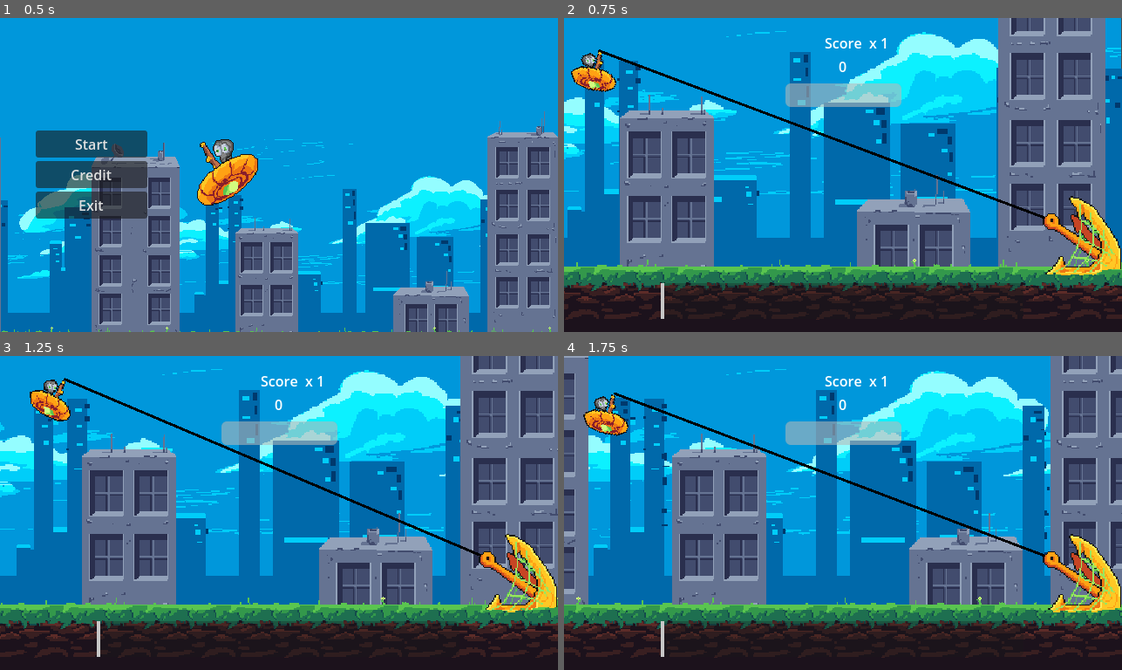
Above: before the commit, frames 1-4 (two rows, left to right).
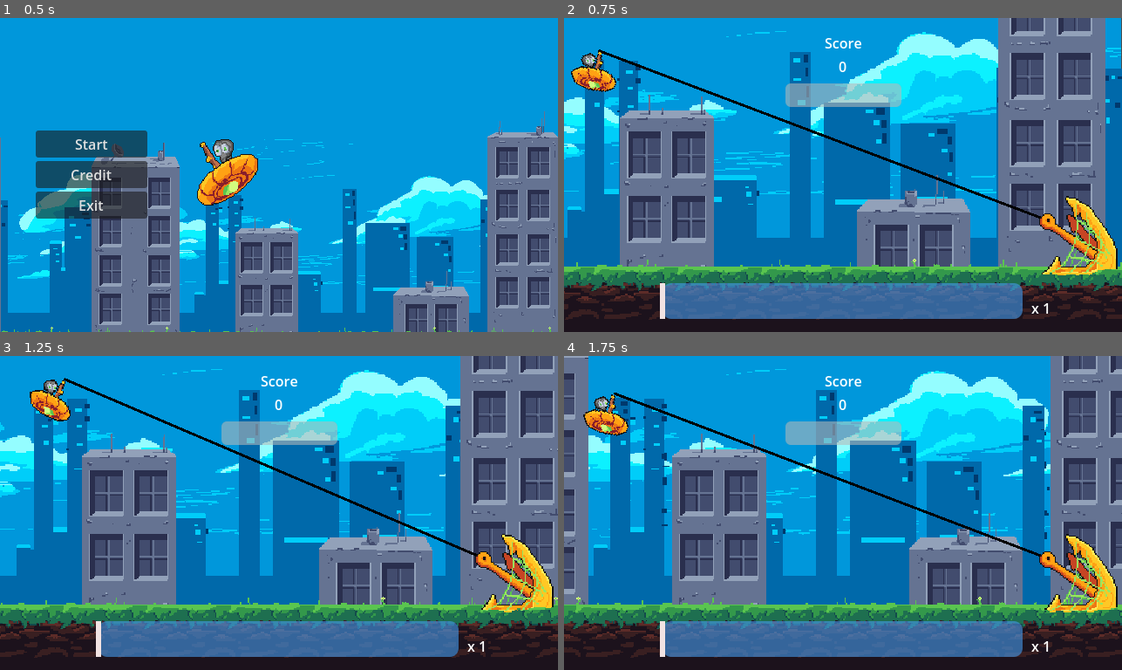
Above: after the commit, the same moments.

Repository: Tenes/mini-jam-153
Game: Godot game, scene res://Scenes/main_menu_scene.tscn
Two runs of this game, one before a commit and one after it. Both use one fixed random seed, a clock stepped at 60 frames per second and the inputs below.
Inputs (mouse positions are in pixels of both pictures, inside the frame that each line leads up to):
- Up to frame 1 (0.5 s): no input
- Up to frame 2 (0.75 s): click "Start" at 0.5 s
- Up to frame 3 (1.25 s): no input
- Up to frame 4 (1.75 s): move the mouse to (965, 497) at 1.27 s; click (965, 497) at 1.35 s

Frame 1 is identical in both runs. In frame 2, 9.5% of the frame differs, in the area x 7-100%, y 6-96%; in frame 3, 9.5%; in frame 4, 9.5%.

Commit message:
Fixes the tween bug, adds an hidden difficulty multiplicator and adds some missing UI

Diff:
--- a/Models/Building/building.tscn
+++ b/Models/Building/building.tscn
@@ -1,19 +1,14 @@
-[gd_scene load_steps=8 format=3 uid="uid://d3y1fcp46ao6c"]
+[gd_scene load_steps=5 format=3 uid="uid://d3y1fcp46ao6c"]
 
 [ext_resource type="Texture2D" uid="uid://cvwjtuuxfejff" path="res://Assets/Building_01.png" id="1_617hb"]
 [ext_resource type="PackedScene" uid="uid://dw75lst4ci8fh" path="res://Models/Interactable/interactable.tscn" id="1_r7swu"]
 [ext_resource type="Script" path="res://Models/Building/building.gd" id="2_sftir"]
-[ext_resource type="PackedScene" uid="uid://bsxu8ugs0g6ob" path="res://Models/Particles/capture_particles.tscn" id="3_avylh"]
-[ext_resource type="PackedScene" uid="uid://bga0jmmjnm1f3" path="res://Models/Particles/capture_particles_explosion01.tscn" id="4_30b0v"]
-[ext_resource type="PackedScene" uid="uid://d334mdfiimijb" path="res://Models/Particles/brutal_particle_2d.tscn" id="5_gynqc"]
 
 [sub_resource type="RectangleShape2D" id="RectangleShape2D_46yyn"]
 size = Vector2(47, 127)
 
 [node name="Interactable" instance=ExtResource("1_r7swu")]
 script = ExtResource("2_sftir")
-capture_particles = Array[PackedScene]([ExtResource("3_avylh"), ExtResource("4_30b0v")])
-destruction_particles = Array[PackedScene]([ExtResource("5_gynqc")])
 
 [node name="Hitbox" parent="." index="0"]
 position = Vector2(0, -64)
--- a/Models/Harpoon/harpoon.gd
+++ b/Models/Harpoon/harpoon.gd
@@ -46,7 +46,7 @@
 	tween.tween_callback(func():sprite_front.speed_scale = 0.5)
 
 func returnToOriginalPosition() -> void:
-	if tween:
+	if tween and tween.is_running():
 		tween.kill();
 	tween = get_tree().create_tween().set_trans(Tween.TRANS_LINEAR);
 	tween.tween_property(self, "global_position", Vector2(originalPosition.x, originalPosition.y), 0.25).from_current();
--- a/Models/Interactable/interactable.gd
+++ b/Models/Interactable/interactable.gd
@@ -16,11 +16,13 @@
 var tween: Tween;
 var scoreValue: int = 0;
 var parent: Node2D;
+var difficultyMultiplier: float = 1.0
 
 func _process(delta: float) -> void:
-	global_position.x += (moovement * delta * 100);
+	global_position.x += (moovement * delta * 100 * difficultyMultiplier);
 
-func spawnFrom(from: Node2D) -> void:
+func spawnFrom(from: Node2D, multiplier: float) -> void:
+	difficultyMultiplier = multiplier;
 	parent = from;
 	parent.add_child(self);
 	global_position = from.global_position
@@ -34,8 +36,8 @@
 	var newPos = Vector2(Global.RNG.randi_range(int(from.global_position.x) - 20, int(from.global_position.x) + 5),\
 						(Global.RNG.randi_range(int(from.global_position.y) - 10, int(from.global_position.y) + 30)));
 	global_position = newPos;
-	tween = get_tree().create_tween().set_trans(Tween.TRANS_LINEAR);
 	if self is Building:
+		tween = get_tree().create_tween().set_trans(Tween.TRANS_LINEAR);
 		tween.tween_property(sprite, "scale", Vector2(0.25, 0.25), 0.25).set_trans(Tween.TRANS_LINEAR).from_current();
 	playCaptSound();
 
@@ -55,7 +57,7 @@
 	tween.parallel().tween_property(sprite, "scale", Vector2(scaleValue, scaleValue), failedDuration).set_trans(Tween.TRANS_LINEAR).from_current();
 	playDeathSound();
 	await get_tree().create_timer(1).timeout;
-	free();
+	queue_free();
 
 func playDeathSound() -> void:
 	if self is Building:
--- a/Models/UI/ActionProgressBar/action_progress_bar.gd
+++ b/Models/UI/ActionProgressBar/action_progress_bar.gd
@@ -1,6 +1,6 @@
 extends ProgressBar
 @export var base_speed = 200.0
-@export var great_success_divider = 7.0
+@export var great_success_divider = 6.0
 var current_speed = 0
 var current_start_pourcentage = -1
 var current_pourcentage = -1
@@ -24,11 +24,13 @@
 	var rec = ColorRect.new()
 	rec.mouse_filter = Control.MOUSE_FILTER_IGNORE;
 	rec.color = Color.FOREST_GREEN
+	rec.color.a8 = 180;
 	rec.size = Vector2(pourcentage/100.0 * size.x,size.y)
 	rec.position = Vector2(start_pourcentage/100.0 * size.x,0)
 	var great_rec = ColorRect.new()
 	great_rec.mouse_filter = Control.MOUSE_FILTER_IGNORE;
 	great_rec.color = Color.GOLD
+	great_rec.color.a8 = 200;
 	var great_rec_size = pourcentage/great_success_divider
 	great_rec.size = Vector2(great_rec_size/100.0 * size.x,size.y)
 	great_rec.position = Vector2(start_pourcentage/100.0 * size.x + (pourcentage/100.0 * size.x/2) - great_rec_size/100.0 * size.x/2 ,0)
--- a/Models/UI/ActionProgressBar/action_progress_bar.tscn
+++ b/Models/UI/ActionProgressBar/action_progress_bar.tscn
@@ -1,27 +1,38 @@
-[gd_scene load_steps=4 format=3 uid="uid://8j55homb7oys"]
+[gd_scene load_steps=5 format=3 uid="uid://8j55homb7oys"]
 
 [ext_resource type="Script" path="res://Models/UI/ActionProgressBar/action_progress_bar.gd" id="1_ku4cg"]
+
+[sub_resource type="StyleBoxFlat" id="StyleBoxFlat_k05wr"]
+bg_color = Color(0.266667, 0.592157, 0.901961, 0.627451)
+corner_radius_top_left = 10
+corner_radius_top_right = 10
+corner_radius_bottom_right = 10
+corner_radius_bottom_left = 10
 
 [sub_resource type="StyleBoxEmpty" id="StyleBoxEmpty_ei8kr"]
 
 [sub_resource type="StyleBoxLine" id="StyleBoxLine_xp6ne"]
-color = Color(0.780392, 0.780392, 0.780392, 1)
-grow_begin = 2.0
-grow_end = 2.0
+color = Color(0.945098, 0.886275, 0.886275, 1)
+grow_begin = 3.0
+grow_end = 3.0
 thickness = 41
 
 [node name="ActionProgressBar" type="ProgressBar"]
-anchors_preset = 14
+anchors_preset = 8
+anchor_left = 0.5
 anchor_top = 0.5
-anchor_right = 1.0
+anchor_right = 0.5
 anchor_bottom = 0.5
-offset_top = -13.5
-offset_bottom = 13.5
+offset_left = -0.5
+offset_top = -20.5
+offset_right = 0.5
+offset_bottom = 20.5
 grow_horizontal = 2
 grow_vertical = 2
 size_flags_horizontal = 3
 size_flags_vertical = 3
 mouse_filter = 2
+theme_override_styles/background = SubResource("StyleBoxFlat_k05wr")
 theme_override_styles/fill = SubResource("StyleBoxEmpty_ei8kr")
 show_percentage = false
 script = ExtResource("1_ku4cg")
@@ -39,7 +50,7 @@
 [node name="VSeparator" type="VSeparator" parent="."]
 unique_name_in_owner = true
 layout_mode = 0
-offset_right = 4.0
+offset_right = 6.0
 offset_bottom = 40.0
 mouse_filter = 2
 theme_override_styles/separator = SubResource("StyleBoxLine_xp6ne")
--- a/Models/UI/ui.gd
+++ b/Models/UI/ui.gd
@@ -3,6 +3,8 @@
 @onready var score_value: Label = $ScoreContainer/ScoreValue
 @onready var score_multiplier: Label = $MultiplerHolder/ScoreMultiplier
 @onready var animation_player: AnimationPlayer = $MultiplerHolder/AnimationPlayer
+@onready var progress_bar_animation_player: AnimationPlayer = $MarginContainer/ProgressBarAnimationPlayer
+@onready var floating_score: Label = $FloatingTextContainer/FloatingScore
 var tween: Tween;
 var score = 0;
 var scoreMultiplier = 1;
@@ -15,16 +17,28 @@
 	Events.update_durability.connect(updateDurability);
 	Events.update_score.connect(updateScore);
 	Events.update_multiplier.connect(updateMultiplier);
+	Events.bar_clicked.connect(shakeProgressBar);
 
 func updateDurability(value: int) -> void:
 	health += value;
 	health_bar.value += value;
 	if health == 0:
+		await get_tree().create_timer(0.25).timeout;
 		Events.player_death.emit(score, bestScoreMultiplier);
 
 func updateScore(value: int) -> void:
 	score += value * scoreMultiplier;
 	score_value.text = str(score);
+	if score != 0:
+		floating_score.text = "+%s"%(value * scoreMultiplier);
+		tween = get_tree().create_tween().set_trans(Tween.TRANS_LINEAR);
+		var textContainer = floating_score.get_parent();
+		var originalScale = textContainer.scale;
+		tween.tween_property(textContainer, "scale", Vector2(2, 2), 0.2).set_ease(Tween.EASE_OUT).from_current();
+		tween.tween_property(textContainer, "scale", originalScale, 0.4).set_ease(Tween.EASE_OUT_IN).from_current();
+		await tween.finished;
+		floating_score.text = "";
+
 
 func updateMultiplier(isSuccess: bool) -> void:
 	if isSuccess:
@@ -35,3 +49,9 @@
 			bestScoreMultiplier = scoreMultiplier;
 		scoreMultiplier = 1;
 	score_multiplier.text = str(scoreMultiplier);
+
+func shakeProgressBar(status) -> void:
+	if status == Global.BarStatus.GREAT_SUCCESS:
+		progress_bar_animation_player.play("shake_great_success");
+	elif status == Global.BarStatus.SUCCESS:
+		progress_bar_animation_player.play("shake_success");
--- a/Models/UI/ui.tscn
+++ b/Models/UI/ui.tscn
@@ -1,7 +1,93 @@
-[gd_scene load_steps=6 format=3 uid="uid://djreke1bdr6mw"]
+[gd_scene load_steps=10 format=3 uid="uid://djreke1bdr6mw"]
 
 [ext_resource type="PackedScene" uid="uid://8j55homb7oys" path="res://Models/UI/ActionProgressBar/action_progress_bar.tscn" id="1_adrj5"]
 [ext_resource type="Script" path="res://Models/UI/ui.gd" id="1_pnhuf"]
+
+[sub_resource type="Animation" id="Animation_uhycu"]
+length = 0.001
+tracks/0/type = "bezier"
+tracks/0/imported = false
+tracks/0/enabled = true
+tracks/0/path = NodePath(".:position:x")
+tracks/0/interp = 1
+tracks/0/loop_wrap = true
+tracks/0/keys = {
+"handle_modes": PackedInt32Array(0),
+"points": PackedFloat32Array(113, -0.25, 0, 0.25, 0),
+"times": PackedFloat32Array(0)
+}
+tracks/1/type = "bezier"
+tracks/1/imported = false
+tracks/1/enabled = true
+tracks/1/path = NodePath(".:position:y")
+tracks/1/interp = 1
+tracks/1/loop_wrap = true
+tracks/1/keys = {
+"handle_modes": PackedInt32Array(0),
+"points": PackedFloat32Array(304, -0.25, 0, 0.25, 0),
+"times": PackedFloat32Array(0)
+}
+
+[sub_resource type="Animation" id="Animation_p1vc8"]
+resource_name = "shake_great_success"
+length = 0.6
+step = 0.0333333
+tracks/0/type = "bezier"
+tracks/0/imported = false
+tracks/0/enabled = true
+tracks/0/path = NodePath(".:position:x")
+tracks/0/interp = 1
+tracks/0/loop_wrap = true
+tracks/0/keys = {
+"handle_modes": PackedInt32Array(0, 0, 0, 0),
+"points": PackedFloat32Array(113, -0.25, 0, 0.25, 0, 127, -0.25, 0, 0.25, 0, 100, -0.25, 0, 0.25, 0, 113, -0.25, 0, 0.25, 0),
+"times": PackedFloat32Array(0, 0.1332, 0.2997, 0.4995)
+}
+tracks/1/type = "bezier"
+tracks/1/imported = false
+tracks/1/enabled = true
+tracks/1/path = NodePath(".:position:y")
+tracks/1/interp = 1
+tracks/1/loop_wrap = true
+tracks/1/keys = {
+"handle_modes": PackedInt32Array(0, 0, 0, 0),
+"points": PackedFloat32Array(304, -0.25, 0, 0.25, 0, 312, -0.25, 0, 0.25, 0, 298, -0.25, 0, 0.25, 0, 304, -0.25, 0, 0.25, 0),
+"times": PackedFloat32Array(0, 0.2331, 0.4329, 0.5994)
+}
+
+[sub_resource type="Animation" id="Animation_k7cb7"]
+resource_name = "shake"
+length = 0.6
+step = 0.0333333
+tracks/0/type = "bezier"
+tracks/0/imported = false
+tracks/0/enabled = true
+tracks/0/path = NodePath(".:position:x")
+tracks/0/interp = 1
+tracks/0/loop_wrap = true
+tracks/0/keys = {
+"handle_modes": PackedInt32Array(0, 0, 0, 0),
+"points": PackedFloat32Array(113, -0.25, 0, 0.25, 0, 120, -0.25, 0, 0.25, 0, 109, -0.25, 0, 0.25, 0, 113, -0.25, 0, 0.25, 0),
+"times": PackedFloat32Array(0, 0.1332, 0.2997, 0.4995)
+}
+tracks/1/type = "bezier"
+tracks/1/imported = false
+tracks/1/enabled = true
+tracks/1/path = NodePath(".:position:y")
+tracks/1/interp = 1
+tracks/1/loop_wrap = true
+tracks/1/keys = {
+"handle_modes": PackedInt32Array(0, 0, 0, 0),
+"points": PackedFloat32Array(304, -0.25, 0, 0.25, 0, 308, -0.25, 0, 0.25, 0, 300, -0.25, 0, 0.25, 0, 304, -0.25, 0, 0.25, 0),
+"times": PackedFloat32Array(0, 0.2331, 0.4329, 0.5994)
+}
+
+[sub_resource type="AnimationLibrary" id="AnimationLibrary_xww6p"]
+_data = {
+"RESET": SubResource("Animation_uhycu"),
+"shake_great_success": SubResource("Animation_p1vc8"),
+"shake_success": SubResource("Animation_k7cb7")
+}
 
 [sub_resource type="Animation" id="Animation_l8tll"]
 length = 0.001
@@ -179,6 +265,25 @@
 mouse_filter = 2
 script = ExtResource("1_pnhuf")
 
+[node name="FloatingTextContainer" type="MarginContainer" parent="."]
+layout_mode = 1
+anchors_preset = 3
+anchor_left = 1.0
+anchor_top = 1.0
+anchor_right = 1.0
+anchor_bottom = 1.0
+offset_left = -120.0
+offset_top = -71.0
+offset_right = -69.0
+offset_bottom = -40.0
+grow_horizontal = 0
+grow_vertical = 0
+pivot_offset = Vector2(26, 16)
+
+[node name="FloatingScore" type="Label" parent="FloatingTextContainer"]
+layout_mode = 2
+horizontal_alignment = 1
+
 [node name="MarginContainer" type="MarginContainer" parent="."]
 layout_mode = 1
 anchors_preset = 12
@@ -187,7 +292,7 @@
 anchor_bottom = 1.0
 offset_left = 113.0
 offset_top = -56.0
-offset_right = -113.0
+offset_right = -114.0
 offset_bottom = -15.0
 grow_horizontal = 2
 grow_vertical = 0
@@ -195,6 +300,13 @@
 
 [node name="ActionProgressBar" parent="MarginContainer" instance=ExtResource("1_adrj5")]
 layout_mode = 2
+base_speed = 200.0
+
+[node name="ProgressBarAnimationPlayer" type="AnimationPlayer" parent="MarginContainer"]
+libraries = {
+"": SubResource("AnimationLibrary_xww6p")
+}
+speed_scale = 5.0
 
 [node name="HealthBar" type="ProgressBar" parent="."]
 layout_mode = 1
@@ -237,26 +349,34 @@
 horizontal_alignment = 1
 
 [node name="MultiplerHolder" type="Control" parent="."]
-layout_mode = 2
-anchors_preset = 0
-offset_left = 350.0
-offset_top = 17.0
-offset_right = 373.0
-offset_bottom = 40.0
+layout_mode = 1
+anchors_preset = 3
+anchor_left = 1.0
+anchor_top = 1.0
+anchor_right = 1.0
+anchor_bottom = 1.0
+offset_left = -104.0
+offset_top = -39.0
+offset_right = -81.0
+offset_bottom = -16.0
+grow_horizontal = 0
+grow_vertical = 0
 pivot_offset = Vector2(12, 13)
 
-[node name="X" type="Label" parent="MultiplerHolder"]
-layout_mode = 2
-offset_right = 9.0
+[node name="x" type="Label" parent="MultiplerHolder"]
+layout_mode = 0
+offset_right = 35.0
 offset_bottom = 23.0
-text = "x"
+text = "x
+"
 
 [node name="ScoreMultiplier" type="Label" parent="MultiplerHolder"]
 layout_mode = 2
 offset_left = 13.0
-offset_right = 23.0
+offset_right = 36.0
 offset_bottom = 23.0
-text = "1"
+text = "1
+"
 
 [node name="AnimationPlayer" type="AnimationPlayer" parent="MultiplerHolder"]
 libraries = {
--- a/Scenes/city_scene.tscn
+++ b/Scenes/city_scene.tscn
@@ -87,7 +87,7 @@
 [node name="GameScreen" type="Node2D" parent="."]
 
 [node name="Harpoon" parent="GameScreen" instance=ExtResource("2_skcxh")]
-position = Vector2(608, 314)
+position = Vector2(605, 314)
 
 [node name="Rope" type="Line2D" parent="GameScreen" node_paths=PackedStringArray("origin")]
 width = 3.0
@@ -116,8 +116,8 @@
 [node name="Timer" type="Timer" parent="GameScreen"]
 
 [node name="Extraterrestre02" type="Sprite2D" parent="GameScreen"]
-position = Vector2(252.851, 187.369)
-rotation = -0.186045
+position = Vector2(253.155, 181.832)
+rotation = -0.104044
 scale = Vector2(-1, 1)
 texture = ExtResource("6_yb2po")
 
@@ -183,7 +183,12 @@
 
 [node name="FinalMultiplier" type="Label" parent="EndScreen/HBoxContainer/VBoxContainer"]
 layout_mode = 2
-text = "x 0"
+text = "x%s"
+horizontal_alignment = 1
+
+[node name="HiddenMultiplicator" type="Label" parent="EndScreen/HBoxContainer/VBoxContainer"]
+layout_mode = 2
+text = "(Your hidden difficulty factor was x%s)"
 horizontal_alignment = 1
 
 [node name="MainMenuButton" type="Button" parent="EndScreen/HBoxContainer/VBoxContainer"]
--- a/Scripts/city_scene.gd
+++ b/Scripts/city_scene.gd
@@ -7,18 +7,24 @@
 @onready var timer: Timer = $GameScreen/Timer
 @onready var final_score: Label = $EndScreen/HBoxContainer/VBoxContainer/FinalScore
 @onready var final_multiplier: Label = $EndScreen/HBoxContainer/VBoxContainer/FinalMultiplier
+@onready var hidden_multiplicator: Label = $EndScreen/HBoxContainer/VBoxContainer/HiddenMultiplicator
 @export var spawnTimer: float = 1;
 var interactables : Array[Interactable] = [];
+var difficultyMultiplier:  = 1.0;
 
 func _ready() -> void:
+	Events.update_score.connect(updateDifficultyMultiplier);
 	Events.player_death.connect(displayEndScreen);
 	rope.linkToHarpoon(harpoon);
 	interactableSpawner();
 	timer.start();
 
+func updateDifficultyMultiplier(value: float):
+	difficultyMultiplier += (value/10000);
+
 func interactableSpawner() -> void:
 	var tempInteractable = Global.INTERACTABLES[Global.RNG.randi_range(1, 2)].instantiate();
-	tempInteractable.spawnFrom(interactableContainer);
+	tempInteractable.spawnFrom(interactableContainer, difficultyMultiplier);
 	interactables.append(tempInteractable);
 
 func _on_timer_timeout() -> void:
@@ -28,7 +34,8 @@
 	game_screen.queue_free();
 	end_screen.show();
 	final_score.text = str(finalScore);
-	final_multiplier.text = "x %s"%bestMultiplier;
+	final_multiplier.text = final_multiplier.text%bestMultiplier;
+	hidden_multiplicator.text = hidden_multiplicator.text%difficultyMultiplier;
 
 func _on_main_menu_button_pressed() -> void:
 	get_tree().change_scene_to_file(Global.SCENES[2]);
